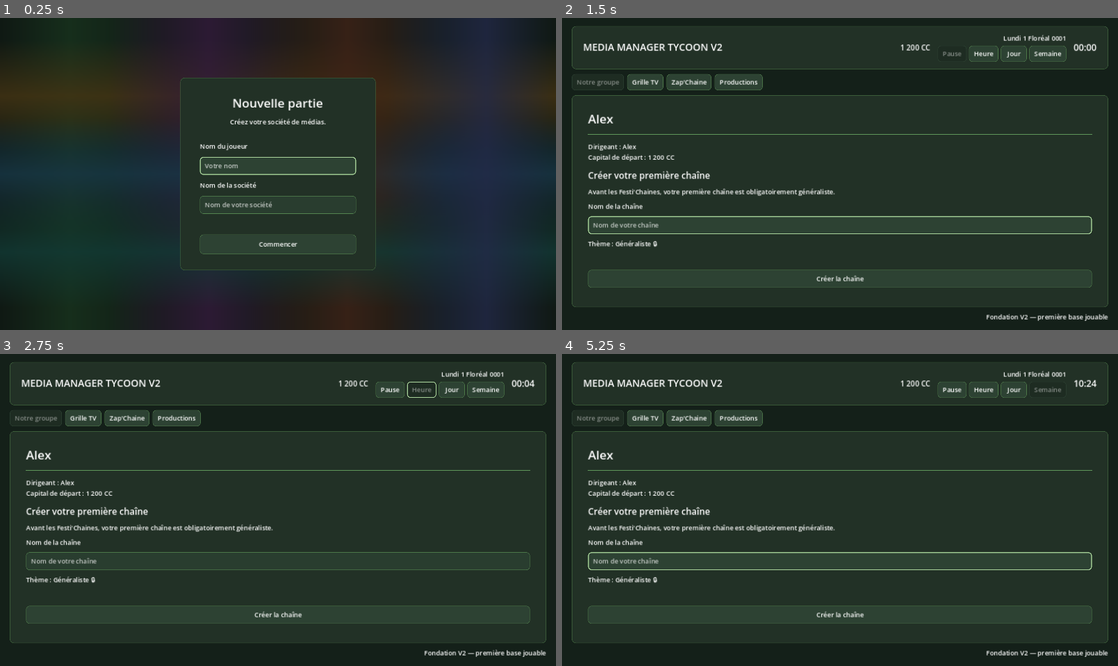
Above: before the commit, frames 1-4 (two rows, left to right).
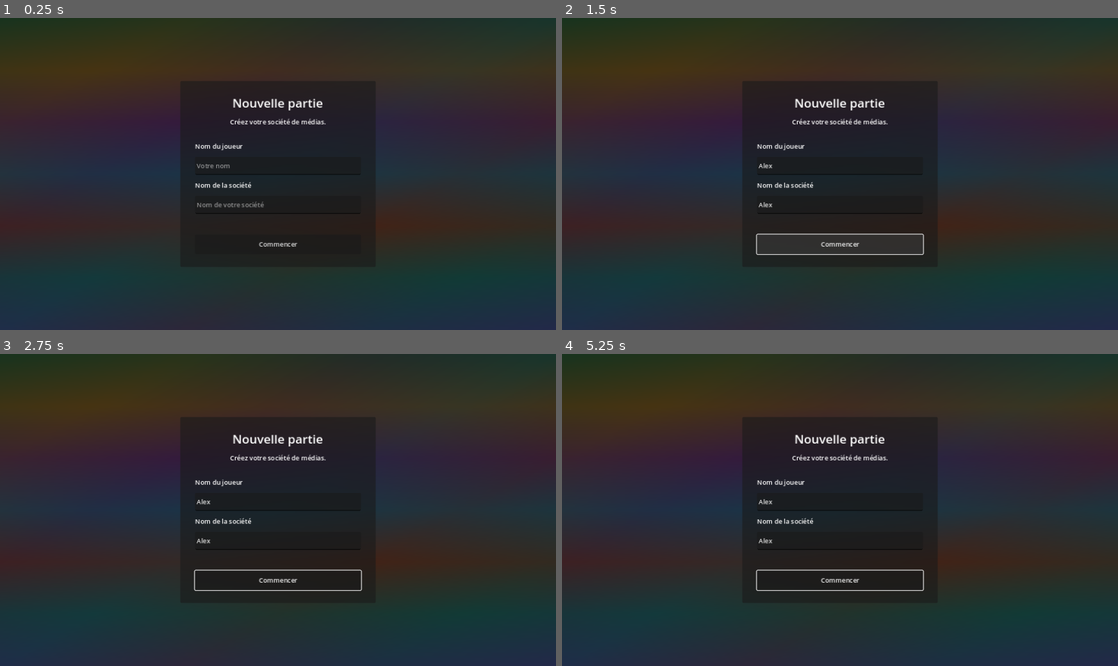
Above: after the commit, the same moments.

Repository: Adrienco69/MediaManagerTycoon_V2
Game: Godot game, scene res://scenes/main.tscn
Same seed, same stepped clock (60 frames per second), same inputs: the game is played once before the commit and once after it.
Inputs (mouse positions are in pixels of both pictures, inside the frame that each line leads up to):
- Up to frame 1 (0.25 s): no input
- Up to frame 2 (1.5 s): click (840, 164) at 0.52 s; type "Alex" at 0.6 s; click (840, 205) at 0.75 s; type "Alex" at 0.83 s; click "Commencer" at 1.25 s
- Up to frame 3 (2.75 s): click "Heure" at 2 s
- Up to frame 4 (5.25 s): click "Jour" at 2.75 s; click "Semaine" at 3.5 s; click "Grille TV" at 4.25 s; click "Notre groupe" at 5 s

The runs differ from the first frame. In frame 1, 26% of the frame differs, in the area x 0-100%, y 0-100%; in frame 2, 33%, in the area x 0-100%, y 2-100%; in frame 3, 31%; in frame 4, 33%.
Error after the commit: Parse Error: Too few arguments for "place_speed_controls_under_date()" call. Expected at least 8 but received 7. (res://scripts/main.gd:42)

Commit message:
Place credits above speed controls in top bar

Diff:
--- a/scripts/ui/top_bar_layout.gd
+++ b/scripts/ui/top_bar_layout.gd
@@ -6,6 +6,7 @@
 	speed_label: Label,
 	week_label: Label,
 	date_container: VBoxContainer,
+	credits_label: Label,
 	pause_button: Button,
 	hour_button: Button,
 	day_button: Button,
@@ -15,6 +16,12 @@
 
 	week_label.visible = false
 	speed_label.visible = false
+
+	if credits_label.get_parent() != date_container:
+		credits_label.reparent(date_container)
+	credits_label.horizontal_alignment = HORIZONTAL_ALIGNMENT_CENTER
+	credits_label.custom_minimum_size = Vector2.ZERO
+	date_container.move_child(credits_label, 1)
 
 	var button_row: HBoxContainer = date_container.get_node_or_null("SpeedButtons") as HBoxContainer
 	if button_row == null:
@@ -36,7 +43,8 @@
 			button.reparent(button_row)
 		button.custom_minimum_size = Vector2(64, 34)
 
-	date_container.add_theme_constant_override("separation", 6)
+	date_container.move_child(button_row, 2)
+	date_container.add_theme_constant_override("separation", 5)
 
 	if old_controls != null:
 		old_controls.visible = false
